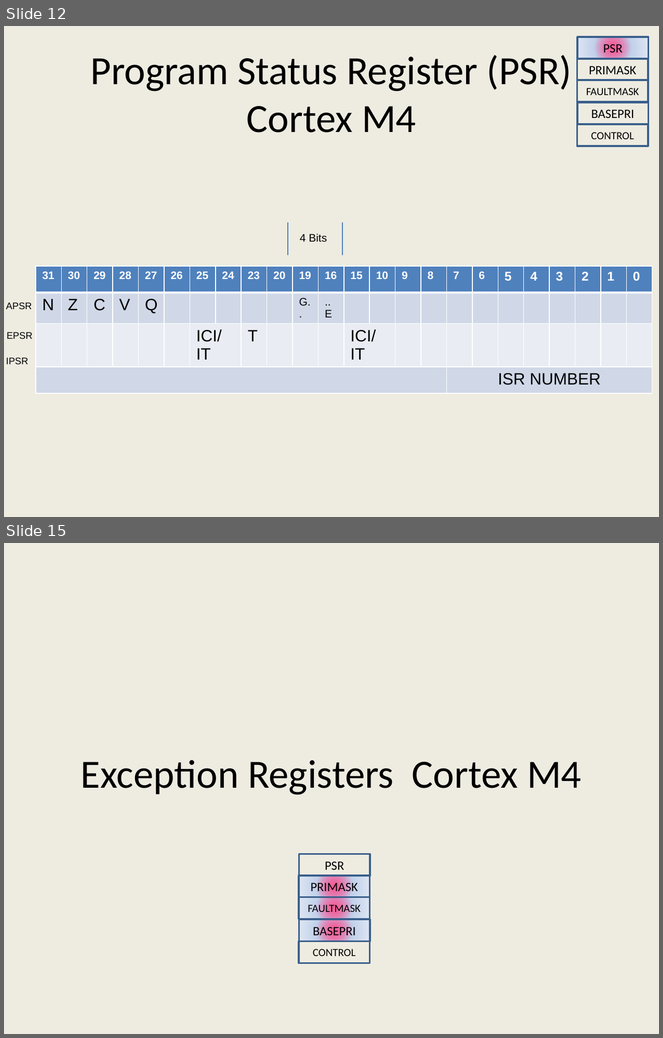
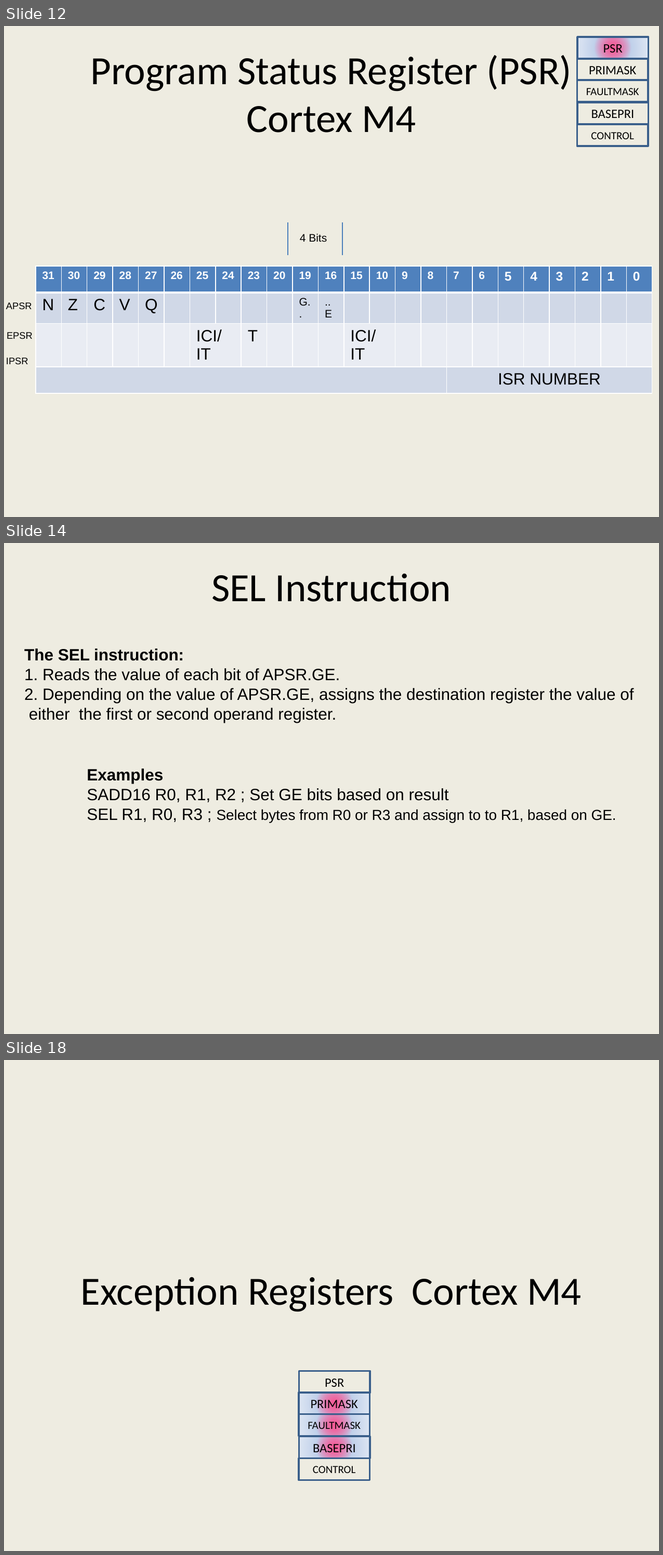
Before and after one commit to girishsukukumar/ARM-Architecture, a slide deck: Module-4.pptx. Shown one above the other, each under a label of ours: slides 12 and 15 before the commit, slides 12, 14 and 18 after it; the slides between them are not shown. The pictures are 663x1038 and 663x1555 pixels, drawn with LibreOffice and Linux fonts; fonts in the diff are those of the drawing. Boxes give left, top, right and bottom in pixels: in the first picture for what was removed or moved away, otherwise in the second. Text is boxed around its words. In the diff, an @@ line names an element or a change of style, - is before the commit and + after.

```diff
--- a/Module-4.pptx
+++ b/Module-4.pptx
@@ slide 14 added at [4, 543, 659, 1034], background #EEECE1 @@
@@ text added at [211, 573, 451, 602], 44 pt, text #000000 @@
+SEL Instruction
@@ text added at [24, 649, 634, 723], 18 pt, text #000000 @@
+The SEL instruction:
+1. Reads the value of each bit of APSR.GE.
+2. Depending on the value of APSR.GE, assigns the destination register the value of
+either the first or second operand register.
@@ text added at [87, 769, 617, 823], 18 pt, text #000000 @@
+Examples
+SADD16 R0, R1, R2 ; Set GE bits based on result
+SEL R1, R0, R3 ; Select bytes from R0 or R3 and assign to to R1, based on GE.
@@ what was slide 15 is now slide 18 @@
```
Also in this commit, not shown: 6 slides changed, 7 other slides added, 25 slides removed.
